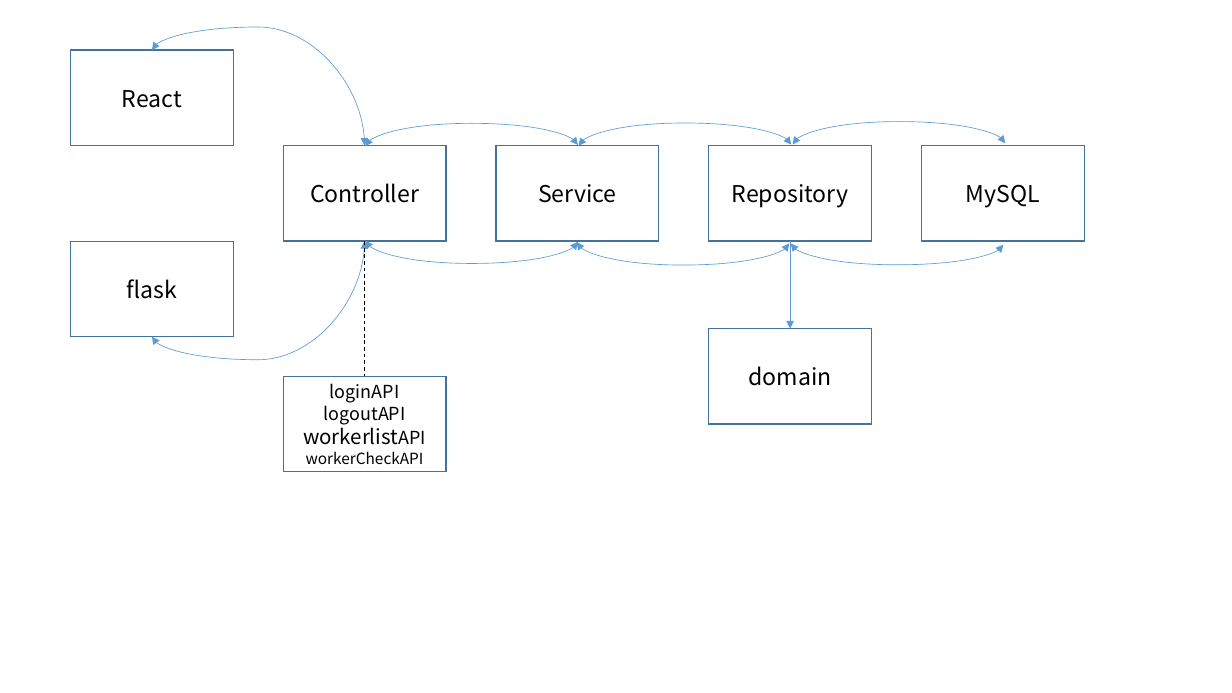
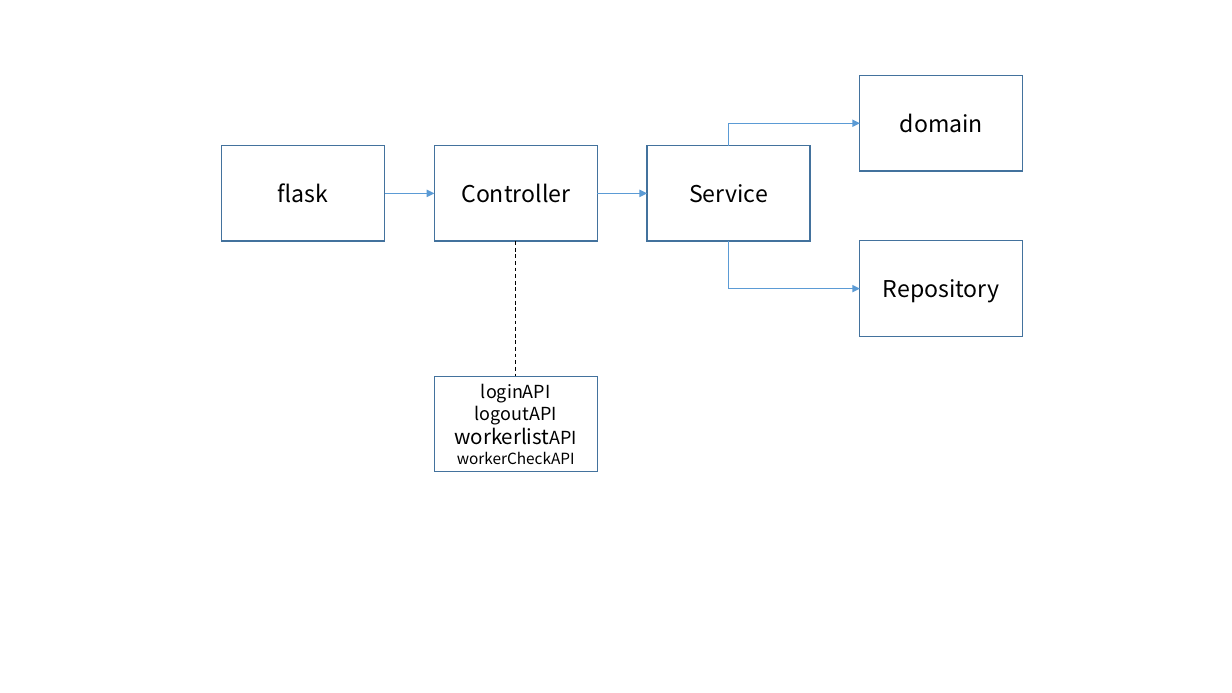
Before and after one commit to DANU011/WorkerSafety, a slide deck: slide 1 of documents/BE_부트설계도.pptx. Drawn at 1232x693 pixels with LibreOffice and Linux fonts; fonts in the diff are those of the drawing. Boxes give left, top, right and bottom in pixels: in the first picture for what was removed or moved away, otherwise in the second. Text is boxed around its words. In the diff, an @@ line names an element or a change of style, - is before the commit and + after.

```diff
--- a/documents/BE_부트설계도.pptx
+++ b/documents/BE_부트설계도.pptx
@@ curved double arrow removed from (152, 50) to (365, 146) @@
@@ rectangle removed at [70,50,233,145] @@
-React
@@ rectangle "domain": place and size @@
-rectangle "domain" at [709,329,872,424]
+rectangle "domain" at [860,76,1023,171]
@@ rectangle "flask": place and size @@
-rectangle "flask" at [70,241,233,336]
+rectangle "flask" at [222,146,384,241]
@@ curved double arrow removed from (365, 146) to (579, 145) @@
@@ curved double arrow removed from (579, 146) to (791, 145) @@
@@ elbow arrow added from (728, 146) to (860, 123), #5B9BD5 0.5 pt @@
@@ curved double arrow removed from (793, 144) to (1006, 143) @@
@@ rectangle removed at [921,146,1084,241] @@
-MySQL
@@ arrow added from (384, 193) to (434, 193), #5B9BD5 0.5 pt @@
@@ arrow added from (597, 193) to (647, 193), #5B9BD5 0.5 pt @@
@@ curved double arrow removed from (152, 336) to (365, 241) @@
@@ curved double arrow removed from (365, 240) to (579, 242) @@
@@ 3 rectangles, 1 line: place and size @@
-3 rectangles, 1 line at [283,146,659,471]
+3 rectangles, 1 line at [434,146,810,471]
@@ curved double arrow removed from (577, 242) to (789, 243) @@
@@ elbow arrow added from (728, 241) to (860, 288), #5B9BD5 0.5 pt @@
@@ arrow removed from (790, 241) to (790, 329) @@
@@ curved double arrow removed from (791, 243) to (1004, 245) @@
@@ rectangle "Repository": place and size @@
-rectangle "Repository" at [709,146,872,241]
+rectangle "Repository" at [860,241,1023,336]
```
